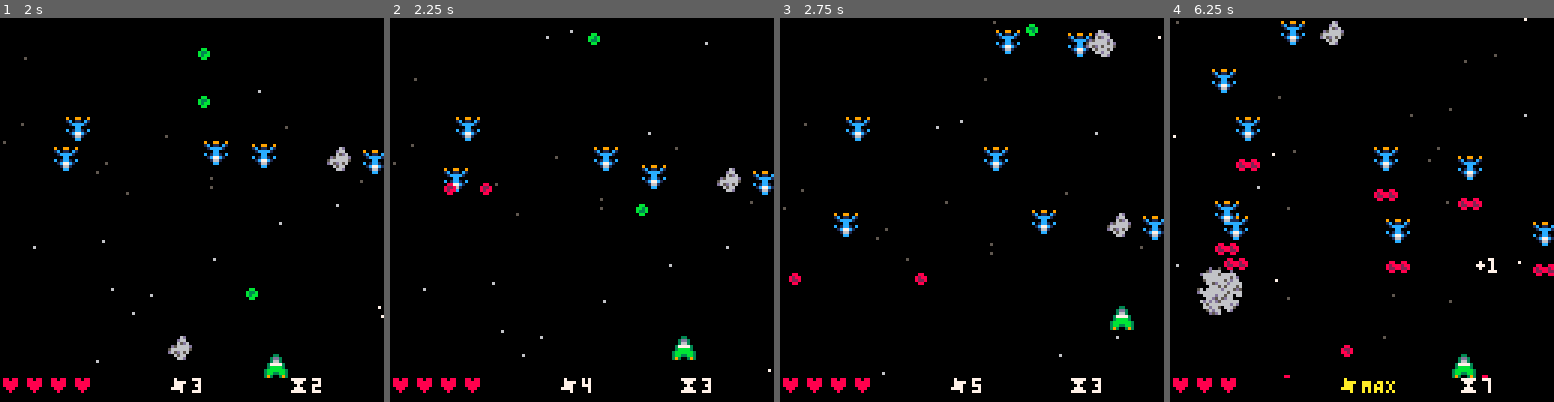
Above: before the commit, frames 1-4 (left to right).
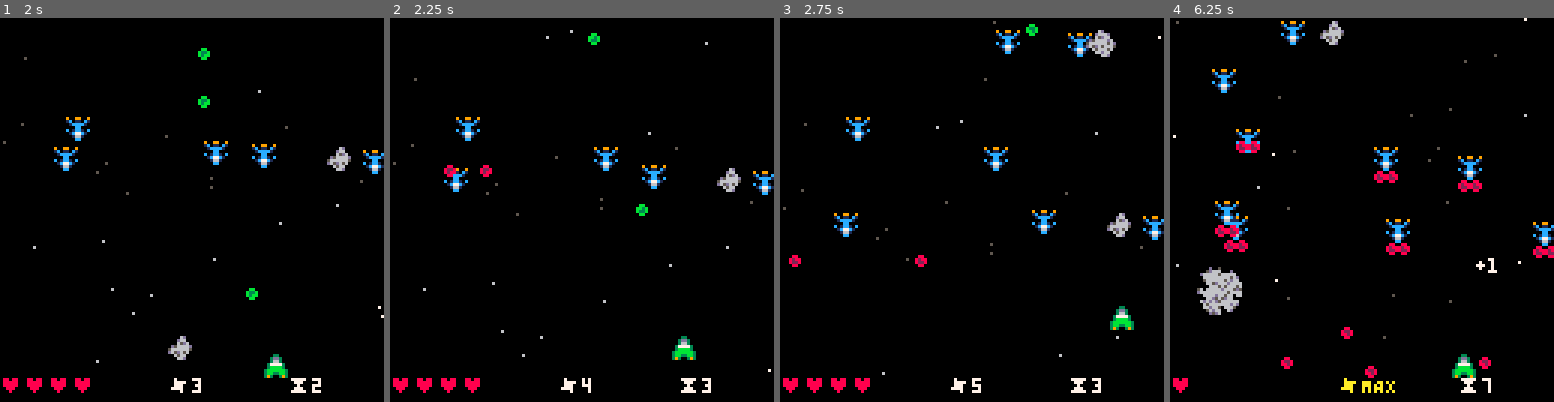
Above: after the commit, the same moments.

Repository: jwnukoski/PICO-8-Workspace
Game: PICO-8 cartridge test.p8
Same seed, same stepped clock (60 frames per second), same inputs: the game is played once before the commit and once after it.
Inputs:
- Up to frame 1 (2 s): tap X (X key) at 0.33, 1.07, 1.85 s; tap O (Z key) at 0.7, 1.7 s; hold Right from 1.6 s (still down)
- Up to frame 2 (2.25 s): release Right at 2.1 s; tap O (Z key) at 2.1 s; hold Up from 2.15 s (still down)
- Up to frame 3 (2.75 s): release Up at 2.42 s; hold Right from 2.47 s (still down); tap O (Z key) at 2.5 s
- Up to frame 4 (6.25 s): tap O (Z key) every 0.4 s from 2.9 to 6.1 s; tap X (X key) at 2.97, 4.08, 5.2 s; release Right at 3.03 s; hold Left 3.08-3.58 s; hold Down 3.63-3.97 s; hold Right 4.02-4.68 s; hold Up 4.73-5.03 s; hold Left 5.08-5.68 s; hold Down 5.73-6.03 s; hold Right from 6.08 s (still down)

Frame 1 is identical in both runs. In frame 2, 0.3% of the frame differs, in the area x 14-27%, y 38-47%; in frame 3, 0.3%; in frame 4, 2.8%, in the area x 7-100%, y 25-98%.

Commit message:
dive behavior

Diff:
--- a/test/enemies/enemy.lua
+++ b/test/enemies/enemy.lua
@@ -22,7 +22,7 @@
     end
 
     -- offscreen
-    if (self.y > SCREEN.HEIGHT) then
+    if (self.y > SCREEN.HEIGHT or self.x > SCREEN.WIDTH or self.x < 0) then
         self:kill(false)
     end
 
--- a/test/enemies/small-ship.lua
+++ b/test/enemies/small-ship.lua
@@ -15,6 +15,9 @@
 
     self.stopPointY = stopPointY
 
+    self.shotsTaken = 0
+    self.shotsAllowed = 5
+
     return self
 end
 
@@ -30,11 +33,24 @@
     end
 
     -- shoots when in position
-    if SCREEN.frameInFPS == 0 then
+    if self.shotsTaken < self.shotsAllowed then
+        if SCREEN.frameInFPS == 0 then
+            -- shoot pattern
+            add(bullets, Bullet.new(self.parent.x, self.parent.y + 2, -1, 2, false))
+            add(bullets, Bullet.new(self.parent.x, self.parent.y + 2, 1, 2, false))
+            self.shotsTaken = self.shotsTaken + 1
+            return
+        end
 
-        add(bullets, Bullet.new(self.parent.x, self.parent.y + 8, -1, 2, false))
-        add(bullets, Bullet.new(self.parent.x, self.parent.y + 8, 1, 2, false))
+        -- dive sfx
+        if self.shotsTaken == self.shotsAllowed - 1 and SCREEN.frameInFPS == 30 then
+            sfx(5)
+        end
+        return
     end
+
+    -- start dive
+    self.parent:setPos(self.parent.x, self.parent.y + 4)
 end
 
 function SmallShip:kill()
Not shown, changed: the sound effects (__sfx__) section of test.p8
